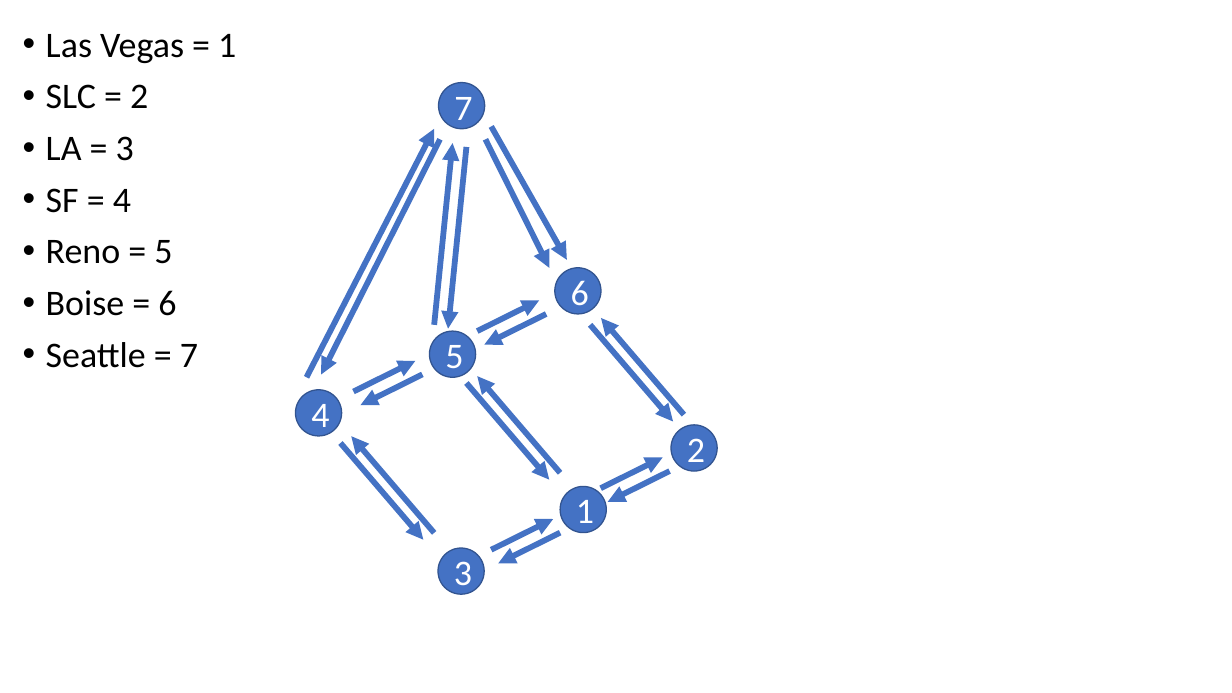
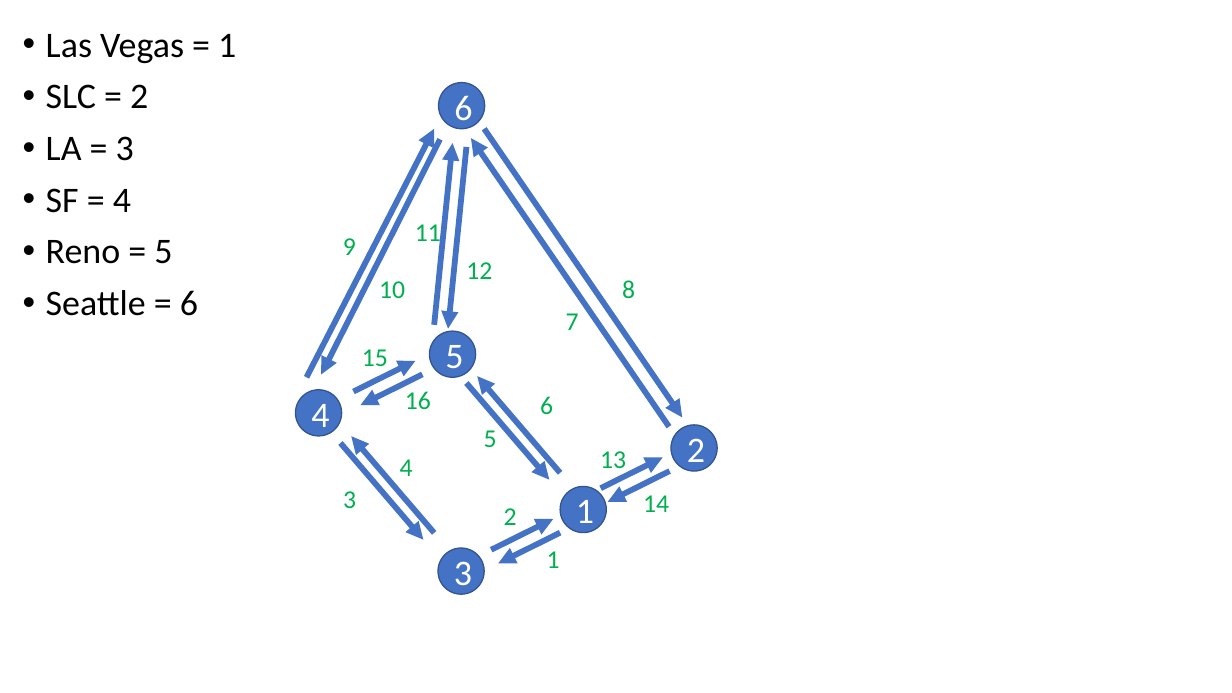
Before and after one commit to keloric/EE-P-578-B, a slide deck: slide 4 of Project/Graphics.pptx (slide 3 before the commit). Drawn at 1232x693 pixels with LibreOffice and Linux fonts; fonts in the diff are those of the drawing. Boxes give left, top, right and bottom in pixels: in the first picture for what was removed or moved away, otherwise in the second. Text is boxed around its words. In the diff, an @@ line names an element or a change of style, - is before the commit and + after.

```diff
--- a/Project/Graphics.pptx
+++ b/Project/Graphics.pptx
@@ text in ellipse at <box>454,95,472,129</box>: text changed @@
-7
+6
@@ arrow moved from (478, 331) - (540, 300) to (669, 427) - (471, 139) @@
@@ arrow moved from (492, 127) - (567, 260) to (682, 418) - (484, 128) @@
@@ arrow (682, 418) - (484, 128): arrowheads changed @@
@@ arrow removed from (485, 140) to (549, 268) @@
@@ text added at <box>343,238,356,255</box>, 20 pt, text #00B050 @@
+9
@@ text added at <box>415,224,441,247</box>, 20 pt, text #00B050 @@
+11
@@ text added at <box>466,262,492,279</box>, 20 pt, text #00B050 @@
+12
@@ text at <box>46,290,198,316</box>: text changed @@
-• Boise = 6
-• Seattle = 7
+• Seattle = 6
@@ text added at <box>379,281,405,298</box>, 20 pt, text #00B050 @@
+10
@@ text added at <box>622,280,635,299</box>, 20 pt, text #00B050 @@
+8
@@ arrow removed from (546, 314) to (484, 345) @@
@@ text added at <box>566,313,579,330</box>, 20 pt, text #00B050 @@
+7
@@ arrow removed from (591, 325) to (673, 421) @@
@@ arrow removed from (684, 415) to (601, 318) @@
@@ text added at <box>362,349,388,372</box>, 20 pt, text #00B050 @@
+15
@@ text "6": place and size @@
-text "6" at <box>555,268,601,314</box>
+text "6" at <box>540,396,553,415</box>
@@ text "6" at <box>540,396,553,415</box>: size 28 to 20 pt, text colour #FFFFFF to #00B050; vertical alignment middle to top; fill #4472C4 to none; outline #325491 1 pt to none @@
@@ text added at <box>405,391,431,410</box>, 20 pt, text #00B050 @@
+16
@@ text added at <box>484,430,497,447</box>, 20 pt, text #00B050 @@
+5
@@ text added at <box>400,459,413,476</box>, 20 pt, text #00B050 @@
+4
@@ text added at <box>600,451,626,474</box>, 20 pt, text #00B050 @@
+13
@@ text added at <box>343,491,356,508</box>, 20 pt, text #00B050 @@
+3
@@ text added at <box>504,508,517,525</box>, 20 pt, text #00B050 @@
+2
@@ text added at <box>643,495,669,512</box>, 20 pt, text #00B050 @@
+14
@@ text added at <box>547,551,560,568</box>, 20 pt, text #00B050 @@
+1
```
Also in this commit, not shown: 3 other slides changed, 2 slides added, 7 other files.
